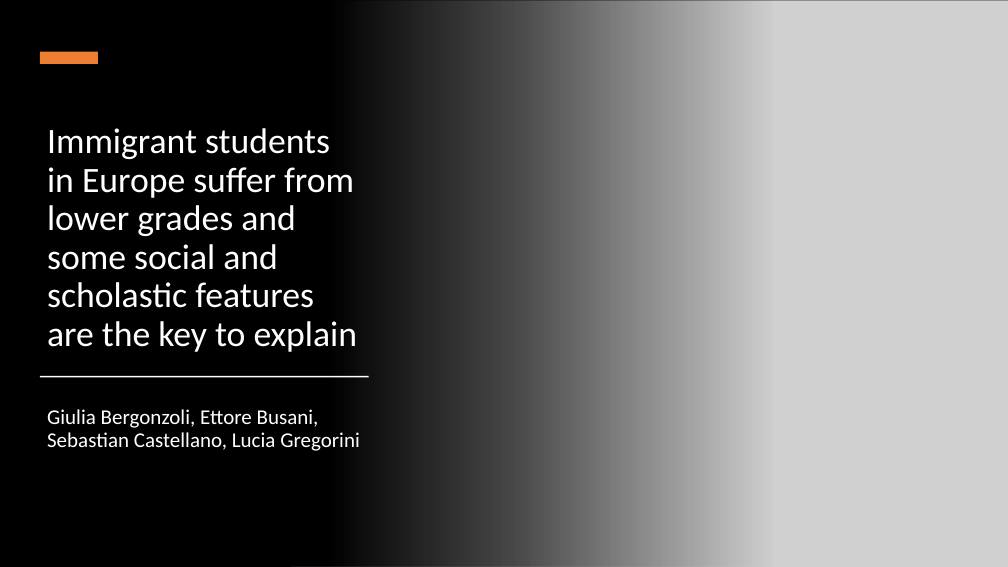
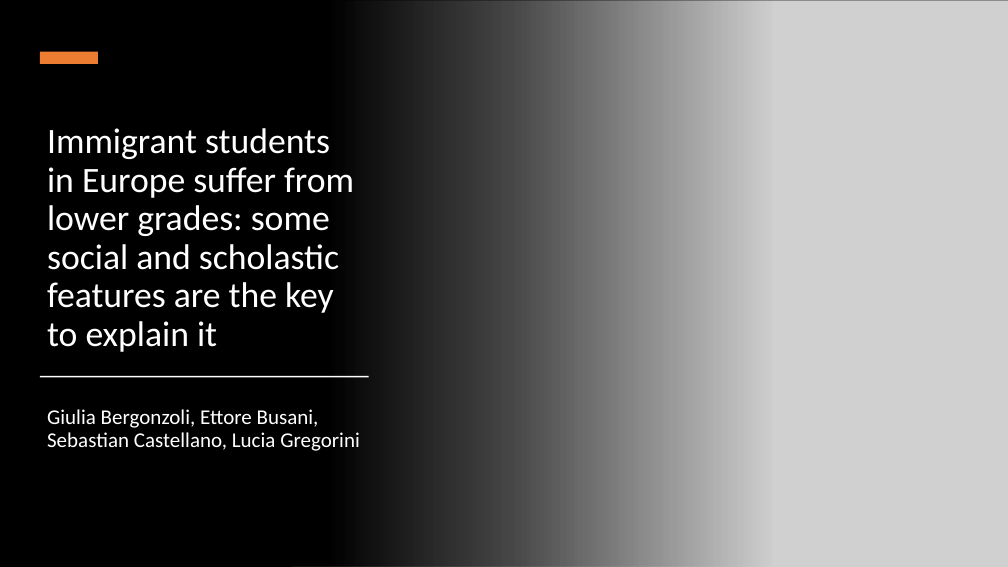
Before and after one commit to SebastianCastellano/Applied-Statistics-Project, a slide deck: slide 1 of Presentations/Pitch for 25.07/Pitch 25.07 - Immigrant students in Europe.pptx. Drawn at 1008x567 pixels with LibreOffice and Linux fonts; fonts in the diff are those of the drawing; grey boxes stand for pictures. Boxes give left, top, right and bottom in pixels: in the first picture for what was removed or moved away, otherwise in the second. Text is boxed around its words. In the diff, an @@ line names an element or a change of style, - is before the commit and + after.

```diff
--- a/Presentations/Pitch for 25.07/Pitch 25.07 - Immigrant students in Europe.pptx
+++ b/Presentations/Pitch for 25.07/Pitch 25.07 - Immigrant students in Europe.pptx
@@ title at [47, 128, 354, 352]: text changed @@
-Immigrant students in Europe suffer from lower grades and some social and scholastic features are the key to explain
+Immigrant students in Europe suffer from lower grades: some social and scholastic features are the key to explain it
```
Also in this commit, not shown: 5 other slides changed.
